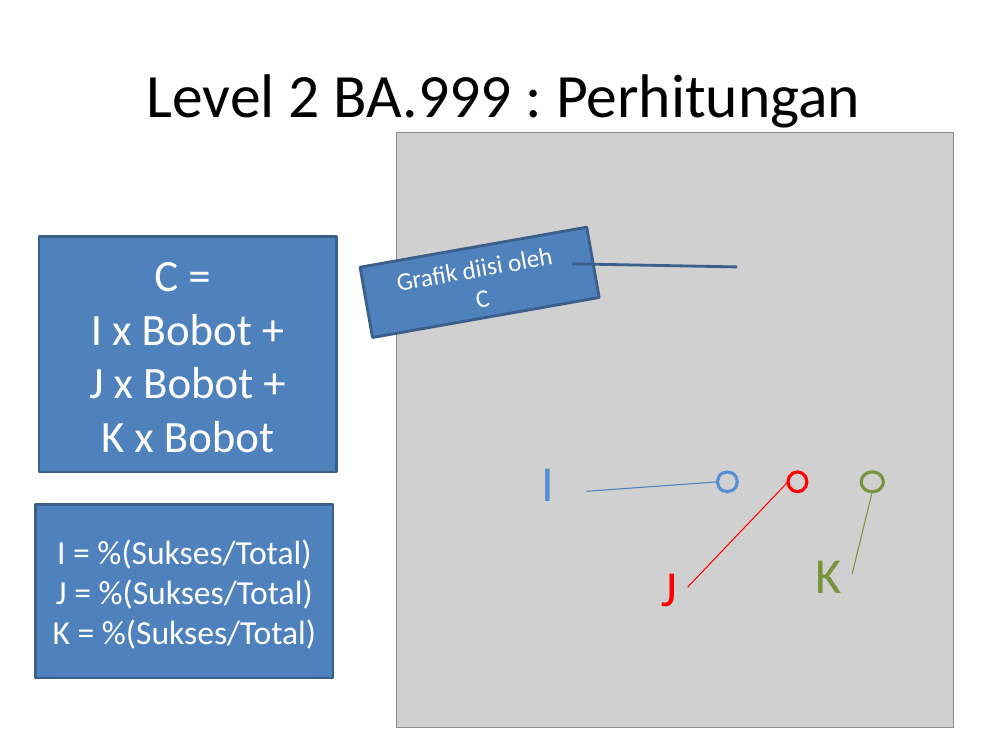
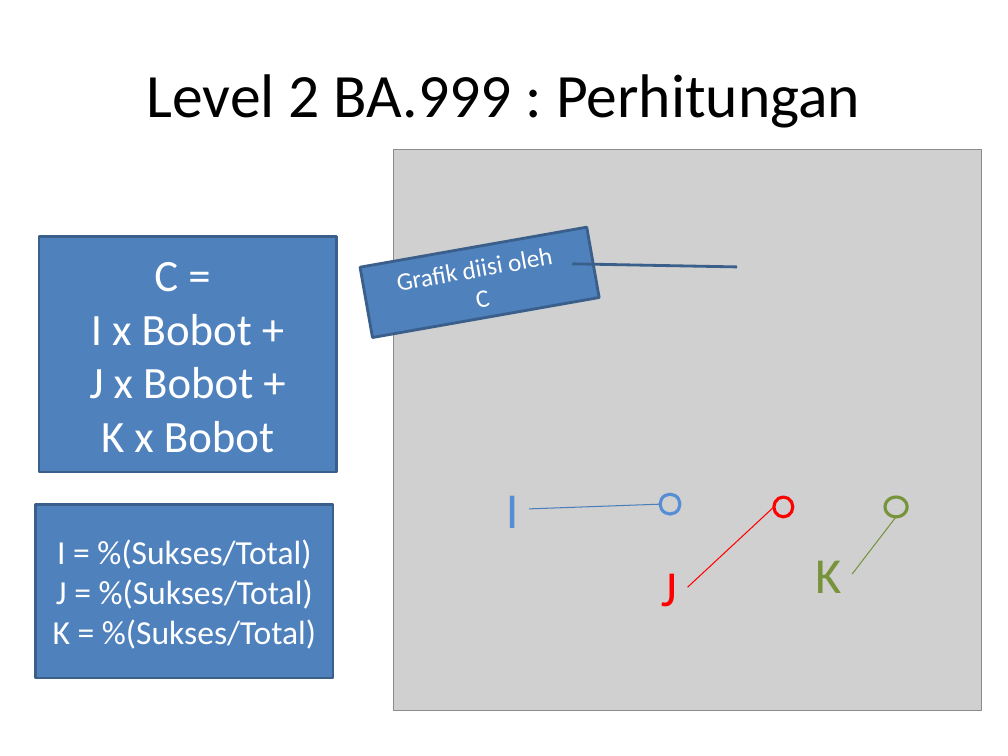
Before and after one commit to ernestina/rollout-span, a slide deck: slide 11 of files/persentasi.pptx (slide 10 before the commit). Drawn at 1008x756 pixels with LibreOffice and Linux fonts; fonts in the diff are those of the drawing; grey boxes stand for pictures. Boxes give left, top, right and bottom in pixels: in the first picture for what was removed or moved away, otherwise in the second. Text is boxed around its words. In the diff, an @@ line names an element or a change of style, - is before the commit and + after.

```diff
--- a/files/persentasi.pptx
+++ b/files/persentasi.pptx
@@ picture: place and size @@
-picture at [397,132,954,727]
+picture at [393,150,982,711]
@@ text "I": place and size @@
-text "I" at [541,468,554,501]
+text "I" at [506,495,519,528]
@@ line moved from (718, 482) - (587, 491) to (660, 504) - (529, 509) @@
@@ ellipse: place and size @@
-ellipse at [718,472,738,492]
+ellipse at [660,494,680,514]
@@ line moved from (788, 482) - (687, 588) to (774, 507) - (687, 588) @@
@@ ellipse: place and size @@
-ellipse at [788,472,807,492]
+ellipse at [774,497,793,517]
@@ ellipse: place and size @@
-ellipse at [861,472,883,492]
+ellipse at [885,497,907,517]
@@ line moved from (872, 492) - (852, 575) to (896, 517) - (852, 575) @@
```
Also in this commit, not shown: 9 other slides changed, 3 slides added, 2 slides removed, 2 other files.
